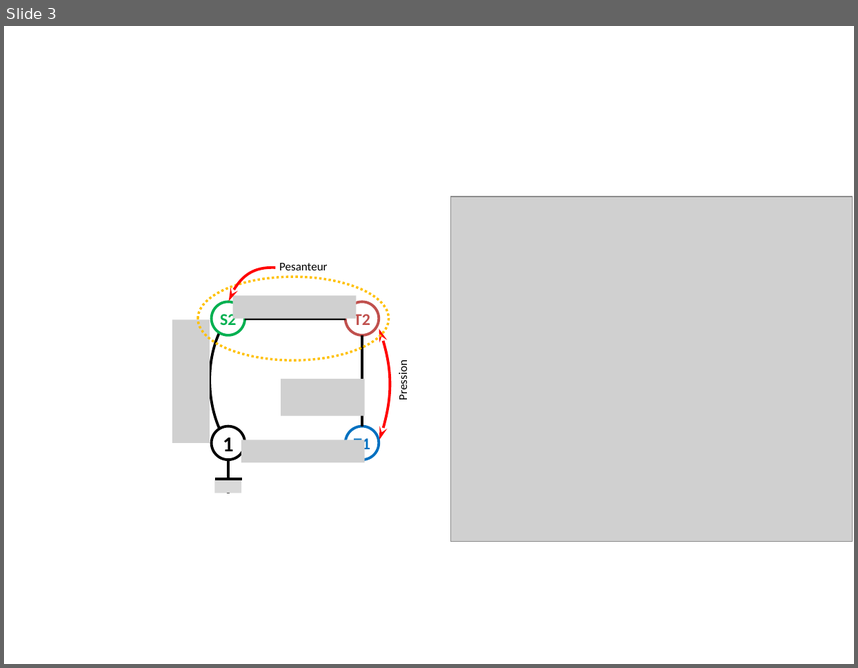
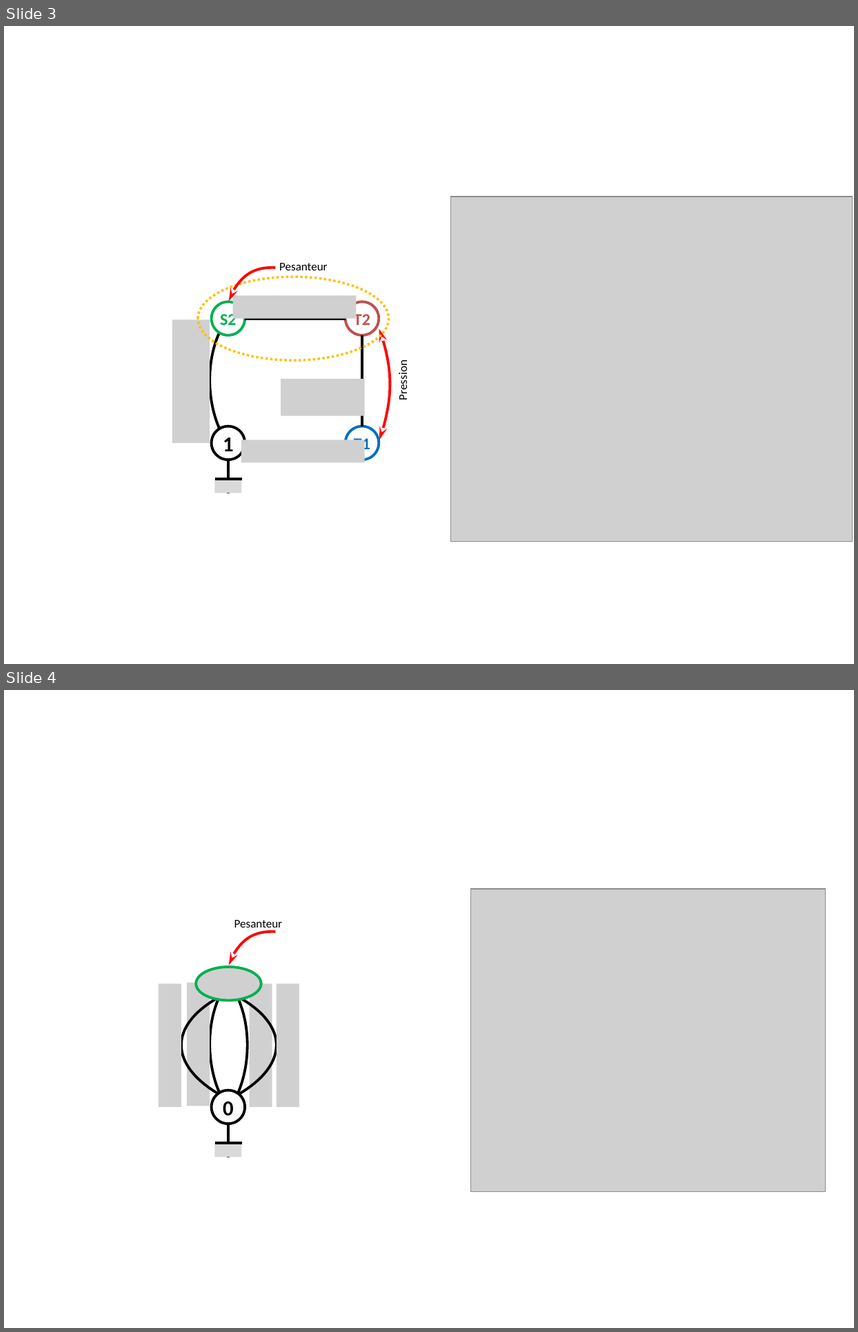
Before and after one commit to xpessoles/Cy_05_PSI_Energetique, a slide deck: Chapitre_01_Energetique/Application_03_ElevateurBateaux/Figures.pptx. Shown one above the other, each under a label of ours: slide 3 before the commit, slides 3 and 4 after it. The pictures are 858x668 and 858x1332 pixels, drawn with LibreOffice and Linux fonts; fonts in the diff are those of the drawing; grey boxes stand for pictures. Boxes give left, top, right and bottom in pixels: in the first picture for what was removed or moved away, otherwise in the second. Text is boxed around its words. In the diff, an @@ line names an element or a change of style, - is before the commit and + after.

```diff
--- a/Chapitre_01_Energetique/Application_03_ElevateurBateaux/Figures.pptx
+++ b/Chapitre_01_Energetique/Application_03_ElevateurBateaux/Figures.pptx
@@ slide 4 added at box(4, 690, 854, 1328), background #FFFFFF @@
@@ picture added at box(470, 889, 825, 1192) @@
@@ freeform shape added at box(223, 923, 275, 965), outline #FF0000 2.25 pt @@
@@ text added at box(234, 920, 282, 931), 10 pt, text #000000 @@
+Pesanteur
@@ picture added at box(196, 967, 261, 1000) @@
@@ picture added at box(159, 983, 181, 1107) @@
@@ freeform shape added at box(181, 997, 220, 1094), outline #000000 2.25 pt @@
@@ picture added at box(187, 983, 210, 1105) @@
@@ freeform shape added at box(210, 995, 220, 1092), outline #000000 2.25 pt @@
@@ freeform shape added at box(237, 997, 247, 1094), outline #000000 2.25 pt @@
@@ freeform shape added at box(238, 997, 276, 1094), outline #000000 2.25 pt @@
@@ picture added at box(250, 983, 272, 1107) @@
@@ picture added at box(276, 983, 299, 1107) @@
@@ ellipse added at box(212, 1090, 245, 1123), fill #FFFFFF, outline #000000 2.25 pt, 18 pt, text #000000, bold @@
+0
@@ line added from (228, 1123) to (228, 1156), #000000 2.25 pt @@
@@ rectangle added at box(215, 1143, 241, 1156), fill #D9D9D9 @@
@@ line added from (215, 1142) to (242, 1142), #000000 2.25 pt @@
```
Also in this commit, not shown: 1 other slide added, 1 slide removed.
